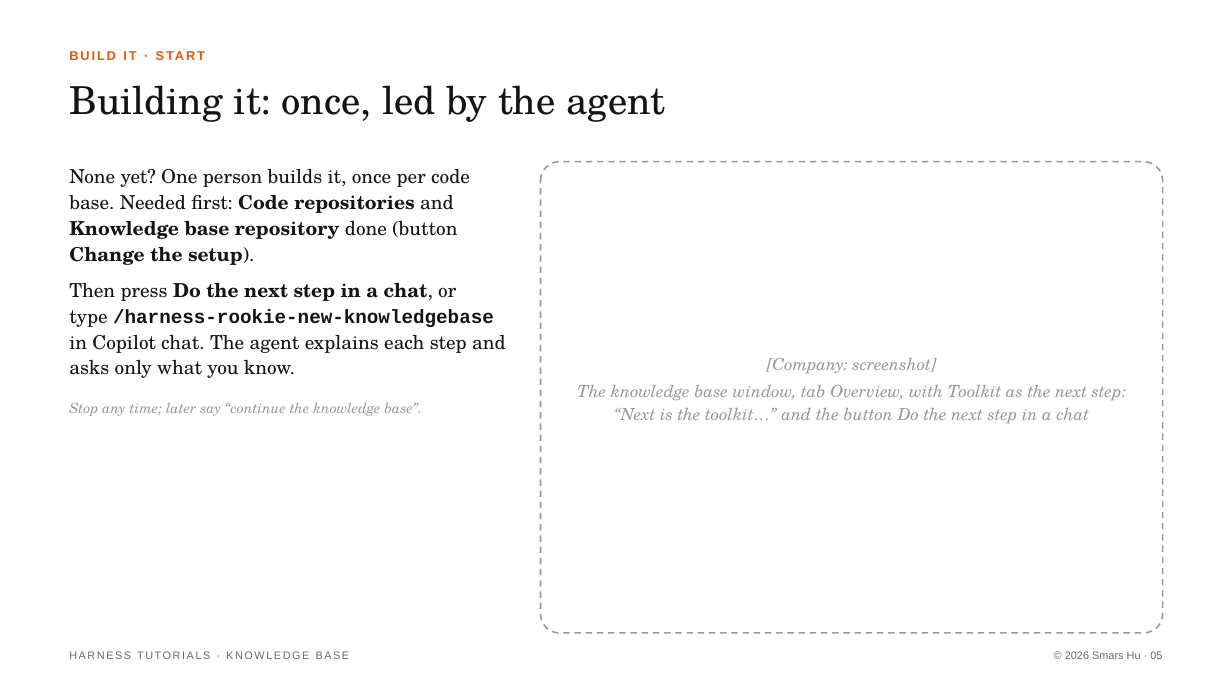
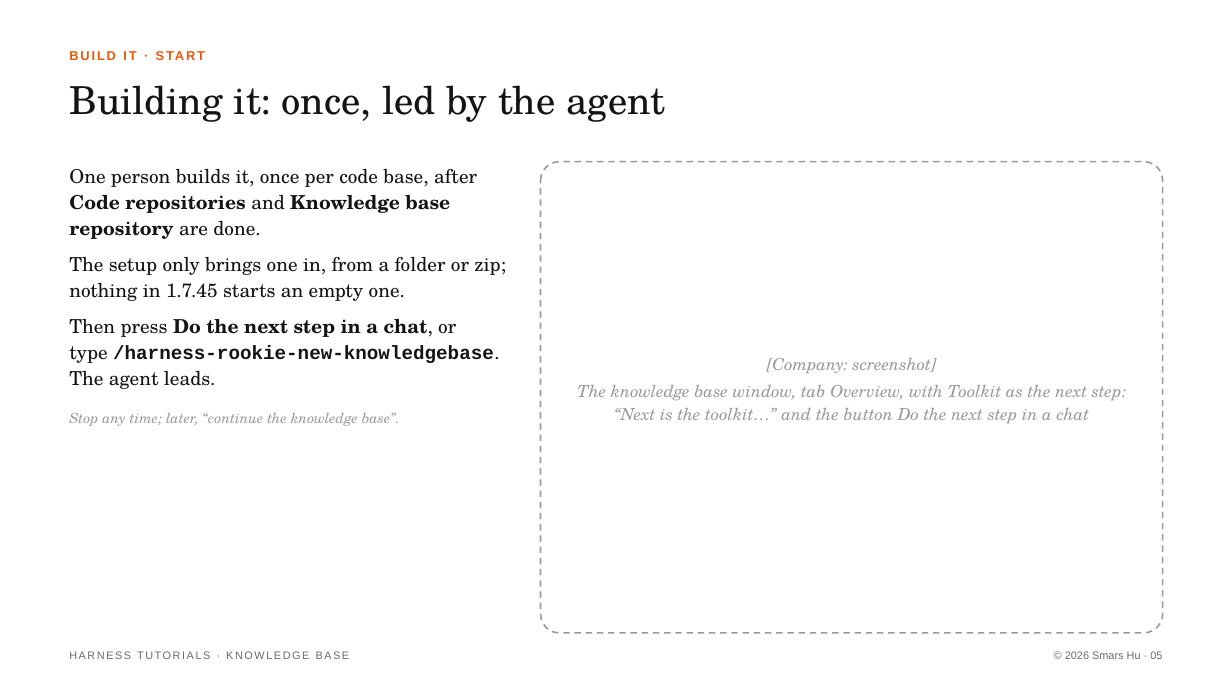
Before and after one commit to Smars-Bin-Hu/ai-exploration, a slide deck: slide 5 of source/tutorials/5_kb.pptx. Drawn at 1232x693 pixels with LibreOffice and Linux fonts; fonts in the diff are those of the drawing. Boxes give left, top, right and bottom in pixels: in the first picture for what was removed or moved away, otherwise in the second. Text is boxed around its words. In the diff, an @@ line names an element or a change of style, - is before the commit and + after.

```diff
--- a/source/tutorials/5_kb.pptx
+++ b/source/tutorials/5_kb.pptx
@@ text at bbox=[69, 169, 506, 389]: text changed @@
-None yet? One person builds it, once per code base. Needed first: Code repositories and Knowledge base repository done (button Change the setup).
-Then press Do the next step in a chat, or type /harness-rookie-new-knowledgebase in Copilot chat. The agent explains each step and asks only what you know.
+One person builds it, once per code base, after Code repositories and Knowledge base repository are done.
+The setup only brings one in, from a folder or zip; nothing in 1.7.45 starts an empty one.
+Then press Do the next step in a chat, or type /harness-rookie-new-knowledgebase. The agent leads.
@@ text at bbox=[69, 413, 400, 426]: text changed @@
-Stop any time; later say “continue the knowledge base”.
+Stop any time; later, “continue the knowledge base”.
```
Also in this commit, not shown: 4 other slides changed, 2 other files.
